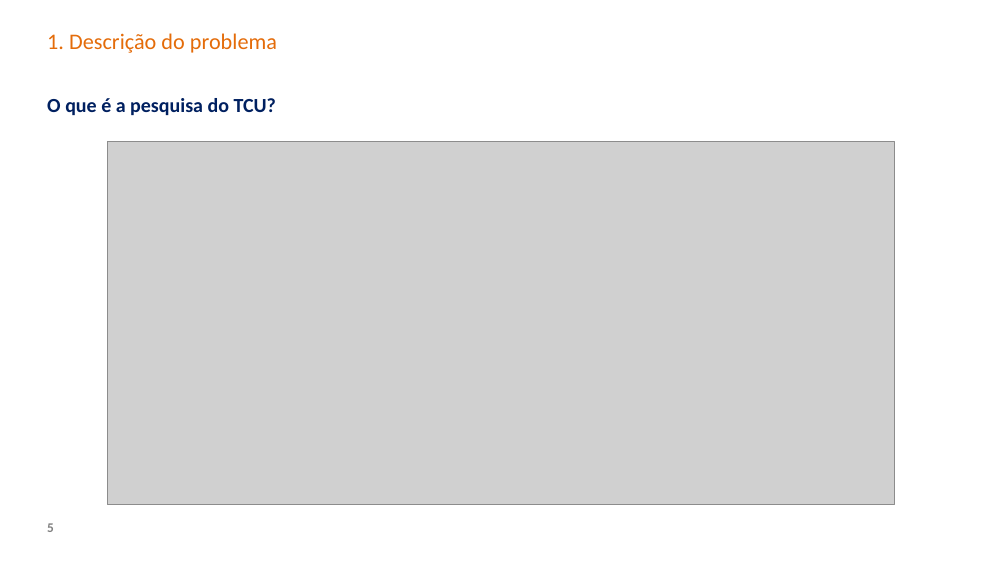
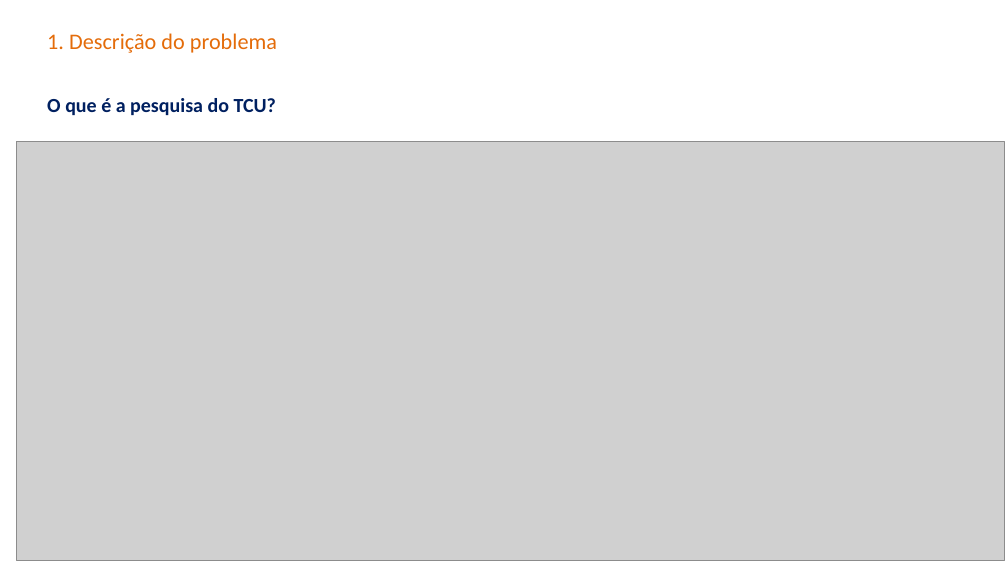
Before and after one commit to carisio/juris_tcu_expansao_doc, a slide deck: slide 4 of projeto_final/Apresentação.pptx (slide 5 before the commit). Drawn at 1008x567 pixels with LibreOffice and Linux fonts; fonts in the diff are those of the drawing; grey boxes stand for pictures; background and template pictures are left out. Boxes give left, top, right and bottom in pixels: in the first picture for what was removed or moved away, otherwise in the second. Text is boxed around its words. In the diff, an @@ line names an element or a change of style, - is before the commit and + after.

```diff
--- a/projeto_final/Apresentação.pptx
+++ b/projeto_final/Apresentação.pptx
@@ picture resized from (x1=107, y1=142, x2=894, y2=504) to (x1=17, y1=142, x2=1005, y2=560) @@
@@ page number removed at (x1=47, y1=523, x2=54, y2=532) @@
-5
```
Also in this commit, not shown: 6 other slides changed, 4 slides added, 1 other file.
